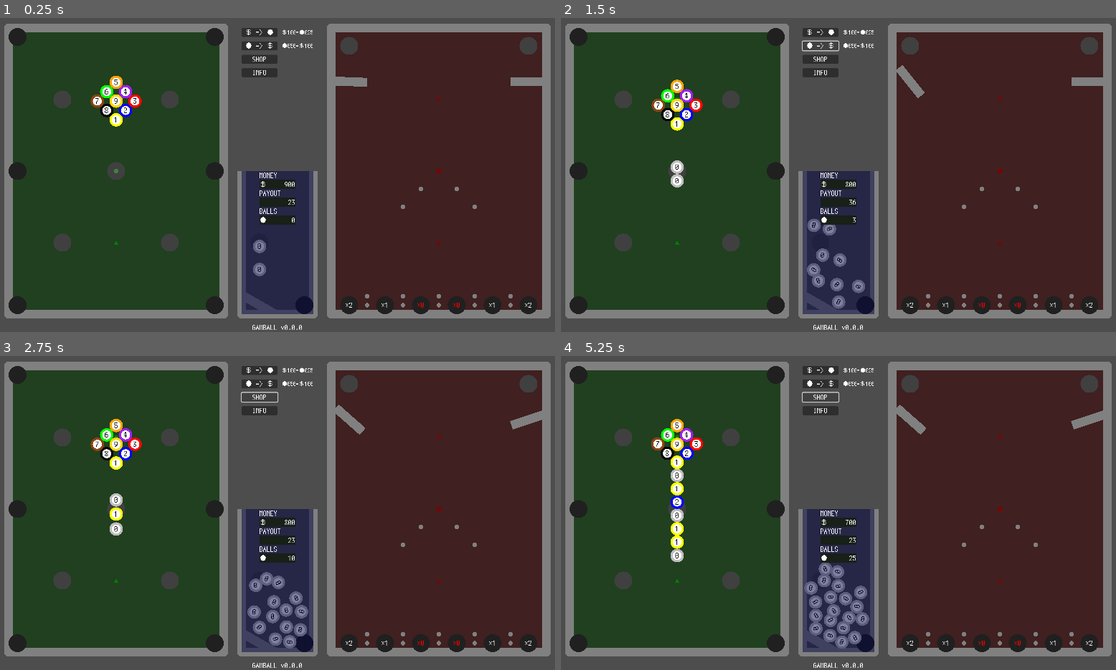
Above: before the commit, frames 1-4 (two rows, left to right).
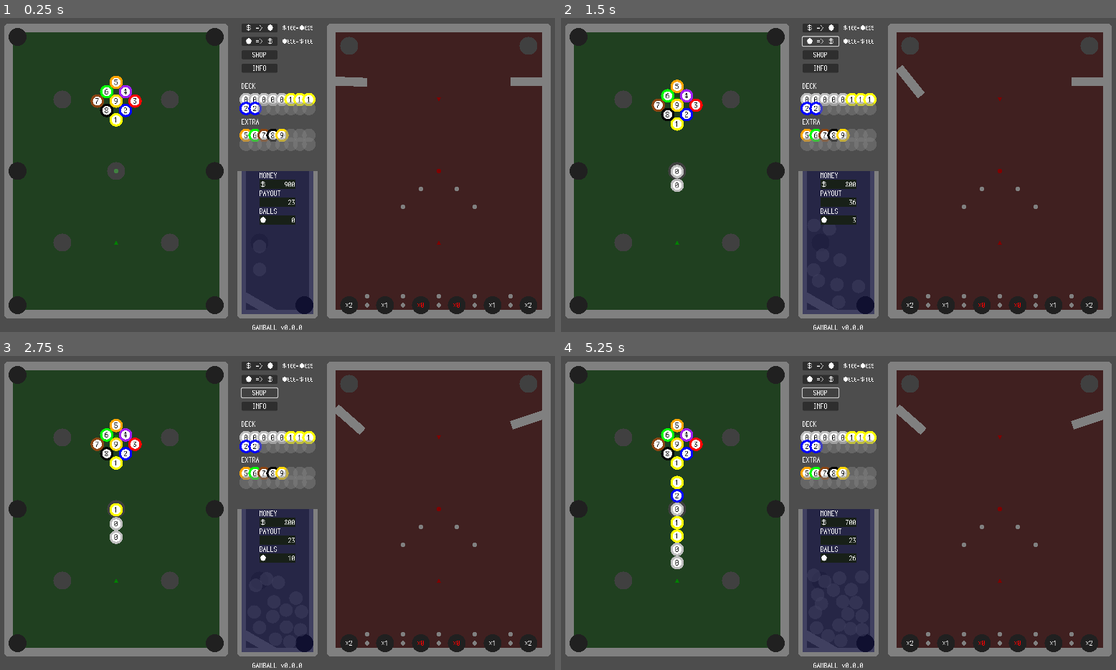
Above: after the commit, the same moments.

Repository: kamikoloss/gamball
Game: Godot game, scene res://scenes/main.tscn
Two runs of this game, one before a commit and one after it. Both use one fixed random seed, a clock stepped at 60 frames per second and the inputs below.
Inputs:
- Up to frame 1 (0.25 s): no input
- Up to frame 2 (1.5 s): click "＄ => ●" at 0.5 s; click "● => ＄" at 1.25 s
- Up to frame 3 (2.75 s): click "SHOP" at 2 s
- Up to frame 4 (5.25 s): click "INFO" at 2.75 s; click "＄ => ●" at 3.5 s; click "● => ＄" at 4.25 s; click "SHOP" at 5 s

The runs differ from the first frame. In frame 1, 2.9% of the frame differs, in the area x 43-57%, y 1-83%; in frame 2, 3.5%; in frame 3, 4.0%; in frame 4, 4.9%, in the area x 16-57%, y 1-94%.

Commit message:
Deck, Extra を表示するようにした

Diff:
--- a/scenes/ball.tscn
+++ b/scenes/ball.tscn
@@ -12,10 +12,11 @@
 
 [sub_resource type="CircleShape2D" id="CircleShape2D_awq4m"]
 
-[node name="Ball" type="RigidBody2D" node_paths=PackedStringArray("_texture_rect", "_label")]
+[node name="Ball" type="RigidBody2D" node_paths=PackedStringArray("_texture_rect", "_texture_rect_in", "_label")]
 physics_material_override = SubResource("PhysicsMaterial_nh6hv")
 script = ExtResource("1_q12tn")
 _texture_rect = NodePath("TextureRect")
+_texture_rect_in = NodePath("TextureRect2")
 _label = NodePath("Label")
 
 [node name="TextureRect" type="TextureRect" parent="."]
--- a/scenes/main.tscn
+++ b/scenes/main.tscn
@@ -16,7 +16,7 @@
 
 [sub_resource type="RectangleShape2D" id="RectangleShape2D_fi0lo"]
 
-[node name="Main" type="Node" node_paths=PackedStringArray(" …(132 unchanged characters)… el", "_balls_label", "_payout_label", "_arrow_center_position", "_arrow", "_arrow_square")]
+[node name="Main" type="Node" node_paths=PackedStringArray(" …(132 unchanged characters)… el", "_balls_label", "_payout_label", "_balls_deck", "_balls_extra", "_arrow_center_position", "_arrow", "_arrow_square")]
 script = ExtResource("1_h2e4g")
 _ball_scene = ExtResource("4_ldgjm")
 _billiards = NodePath("Billiards")
@@ -30,6 +30,8 @@
 _money_label = NodePath("UI/Score/Money/Money")
 _balls_label = NodePath("UI/Score/Control/Balls")
 _payout_label = NodePath("UI/Score/Payout/Payout")
+_balls_deck = NodePath("UI/BallsDeck")
+_balls_extra = NodePath("UI/BallsExtra")
 _arrow_center_position = NodePath("Billiards/Points/Center")
 _arrow = NodePath("UI/Arrow")
 _arrow_square = NodePath("UI/Arrow/Square")
@@ -420,7 +422,9 @@
 position = Vector2(280, 360)
 scale = Vector2(24, 32)
 priority = 10
-gravity = 0.0
+gravity_space_override = 3
+gravity_point_center = Vector2(0, 2)
+gravity_direction = Vector2(0, 2)
 linear_damp = 1.0
 
 [node name="TextureRect" type="TextureRect" parent="Pachinko/Board"]
@@ -744,6 +748,50 @@
 texture = ExtResource("2_svx0d")
 expand_mode = 1
 
+[node name="Nails" type="Node2D" parent="Pachinko"]
+
+[node name="Nail2" parent="Pachinko/Nails" instance=ExtResource("8_ywild")]
+position = Vector2(960, 400)
+
+[node name="Nail3" parent="Pachinko/Nails" instance=ExtResource("8_ywild")]
+position = Vector2(1040, 400)
+
+[node name="Nail4" parent="Pachinko/Nails" instance=ExtResource("8_ywild")]
+position = Vector2(920, 440)
+
+[node name="Nail5" parent="Pachinko/Nails" instance=ExtResource("8_ywild")]
+position = Vector2(1080, 440)
+
+[node name="Nail10" parent="Pachinko/Nails" instance=ExtResource("8_ywild")]
+position = Vector2(1000, 640)
+
+[node name="Nail11" parent="Pachinko/Nails" instance=ExtResource("8_ywild")]
+position = Vector2(840, 640)
+
+[node name="Nail12" parent="Pachinko/Nails" instance=ExtResource("8_ywild")]
+position = Vector2(920, 640)
+
+[node name="Nail13" parent="Pachinko/Nails" instance=ExtResource("8_ywild")]
+position = Vector2(1080, 640)
+
+[node name="Nail14" parent="Pachinko/Nails" instance=ExtResource("8_ywild")]
+position = Vector2(1160, 640)
+
+[node name="Nail15" parent="Pachinko/Nails" instance=ExtResource("8_ywild")]
+position = Vector2(1000, 660)
+
+[node name="Nail16" parent="Pachinko/Nails" instance=ExtResource("8_ywild")]
+position = Vector2(840, 660)
+
+[node name="Nail17" parent="Pachinko/Nails" instance=ExtResource("8_ywild")]
+position = Vector2(920, 660)
+
+[node name="Nail18" parent="Pachinko/Nails" instance=ExtResource("8_ywild")]
+position = Vector2(1080, 660)
+
+[node name="Nail19" parent="Pachinko/Nails" instance=ExtResource("8_ywild")]
+position = Vector2(1160, 660)
+
 [node name="Holes" type="Node2D" parent="Pachinko"]
 
 [node name="Hole" parent="Pachinko/Holes" instance=ExtResource("6_wvfqf")]
@@ -773,50 +821,6 @@
 position = Vector2(1200, 660)
 hole_type = 1
 gain_ratio = 2
-
-[node name="Nails" type="Node2D" parent="Pachinko"]
-
-[node name="Nail2" parent="Pachinko/Nails" instance=ExtResource("8_ywild")]
-position = Vector2(960, 400)
-
-[node name="Nail3" parent="Pachinko/Nails" instance=ExtResource("8_ywild")]
-position = Vector2(1040, 400)
-
-[node name="Nail4" parent="Pachinko/Nails" instance=ExtResource("8_ywild")]
-position = Vector2(920, 440)
-
-[node name="Nail5" parent="Pachinko/Nails" instance=ExtResource("8_ywild")]
-position = Vector2(1080, 440)
-
-[node name="Nail10" parent="Pachinko/Nails" instance=ExtResource("8_ywild")]
-position = Vector2(1000, 640)
-
-[node name="Nail11" parent="Pachinko/Nails" instance=ExtResource("8_ywild")]
-position = Vector2(840, 640)
-
-[node name="Nail12" parent="Pachinko/Nails" instance=ExtResource("8_ywild")]
-position = Vector2(920, 640)
-
-[node name="Nail13" parent="Pachinko/Nails" instance=ExtResource("8_ywild")]
-position = Vector2(1080, 640)
-
-[node name="Nail14" parent="Pachinko/Nails" instance=ExtResource("8_ywild")]
-position = Vector2(1160, 640)
-
-[node name="Nail15" parent="Pachinko/Nails" instance=ExtResource("8_ywild")]
-position = Vector2(1000, 660)
-
-[node name="Nail16" parent="Pachinko/Nails" instance=ExtResource("8_ywild")]
-position = Vector2(840, 660)
-
-[node name="Nail17" parent="Pachinko/Nails" instance=ExtResource("8_ywild")]
-position = Vector2(920, 660)
-
-[node name="Nail18" parent="Pachinko/Nails" instance=ExtResource("8_ywild")]
-position = Vector2(1080, 660)
-
-[node name="Nail19" parent="Pachinko/Nails" instance=ExtResource("8_ywild")]
-position = Vector2(1160, 660)
 
 [node name="Stack" type="Node2D" parent="." node_paths=PackedStringArray("_spawn_position")]
 script = ExtResource("10_ekmut")
@@ -1075,15 +1079,15 @@
 
 [node name="Buttons" type="Control" parent="UI"]
 anchors_preset = 0
-offset_right = 40.0
-offset_bottom = 40.0
+offset_left = 560.0
+offset_top = 30.0
+offset_right = 560.0
+offset_bottom = 30.0
 
 [node name="Buy" type="Button" parent="UI/Buttons"]
 layout_mode = 0
-offset_left = 560.0
-offset_top = 40.0
-offset_right = 640.0
-offset_bottom = 60.0
+offset_right = 80.0
+offset_bottom = 20.0
 theme_override_fonts/font = ExtResource("7_yeeqd")
 
 [node name="Label" type="Label" parent="UI/Buttons/Buy"]
@@ -1111,10 +1115,9 @@
 
 [node name="Sell" type="Button" parent="UI/Buttons"]
 layout_mode = 0
-offset_left = 560.0
-offset_top = 70.0
-offset_right = 640.0
-offset_bottom = 90.0
+offset_top = 30.0
+offset_right = 80.0
+offset_bottom = 50.0
 theme_override_fonts/font = ExtResource("7_yeeqd")
 
 [node name="Label" type="Label" parent="UI/Buttons/Sell"]
@@ -1142,10 +1145,9 @@
 
 [node name="Shop" type="Button" parent="UI/Buttons"]
 layout_mode = 0
-offset_left = 560.0
-offset_top = 100.0
-offset_right = 640.0
-offset_bottom = 120.0
+offset_top = 60.0
+offset_right = 80.0
+offset_bottom = 80.0
 theme_override_fonts/font = ExtResource("7_yeeqd")
 
 [node name="Label" type="Label" parent="UI/Buttons/Shop"]
@@ -1161,10 +1163,9 @@
 
 [node name="Info" type="Button" parent="UI/Buttons"]
 layout_mode = 0
-offset_left = 560.0
-offset_top = 130.0
-offset_right = 640.0
-offset_bottom = 150.0
+offset_top = 90.0
+offset_right = 80.0
+offset_bottom = 110.0
 theme_override_fonts/font = ExtResource("7_yeeqd")
 
 [node name="Label" type="Label" parent="UI/Buttons/Info"]
@@ -1180,15 +1181,15 @@
 
 [node name="Score" type="Control" parent="UI"]
 anchors_preset = 0
-offset_right = 40.0
-offset_bottom = 40.0
+offset_left = 580.0
+offset_top = 360.0
+offset_right = 580.0
+offset_bottom = 360.0
 
 [node name="Money" type="Control" parent="UI/Score"]
 anchors_preset = 0
-offset_left = 600.0
-offset_top = 360.0
-offset_right = 600.0
-offset_bottom = 360.0
+offset_left = 20.0
+offset_right = 20.0
 
 [node name="TextureRect" type="TextureRect" parent="UI/Score/Money"]
 modulate = Color(0.12549, 0.12549, 0.12549, 1)
@@ -1235,10 +1236,10 @@
 
 [node name="Payout" type="Control" parent="UI/Score"]
 anchors_preset = 0
-offset_left = 600.0
-offset_top = 400.0
-offset_right = 600.0
-offset_bottom = 400.0
+offset_left = 20.0
+offset_top = 40.0
+offset_right = 20.0
+offset_bottom = 40.0
 
 [node name="TextureRect" type="TextureRect" parent="UI/Score/Payout"]
 modulate = Color(0.12549, 0.12549, 0.12549, 1)
@@ -1274,10 +1275,10 @@
 
 [node name="Control" type="Control" parent="UI/Score"]
 anchors_preset = 0
-offset_left = 600.0
-offset_top = 440.0
-offset_right = 600.0
-offset_bottom = 440.0
+offset_left = 20.0
+offset_top = 80.0
+offset_right = 20.0
+offset_bottom = 80.0
 
 [node name="TextureRect" type="TextureRect" parent="UI/Score/Control"]
 modulate = Color(0.12549, 0.12549, 0.12549, 1)
@@ -1321,6 +1322,169 @@
 text = "999999"
 horizontal_alignment = 2
 vertical_alignment = 1
+
+[node name="BallsDeck" type="Control" parent="UI"]
+anchors_preset = 0
+offset_left = 560.0
+offset_top = 160.0
+offset_right = 560.0
+offset_bottom = 160.0
+
+[node name="Label" type="Label" parent="UI/BallsDeck"]
+layout_mode = 0
+offset_right = 320.0
+offset_bottom = 80.0
+scale = Vector2(0.25, 0.25)
+theme_override_fonts/font = ExtResource("7_yeeqd")
+theme_override_font_sizes/font_size = 64
+text = "DECK"
+vertical_alignment = 1
+
+[node name="Ball" parent="UI/BallsDeck" instance=ExtResource("4_ldgjm")]
+position = Vector2(10, 40)
+freeze = true
+
+[node name="Ball2" parent="UI/BallsDeck" instance=ExtResource("4_ldgjm")]
+position = Vector2(30, 40)
+freeze = true
+
+[node name="Ball3" parent="UI/BallsDeck" instance=ExtResource("4_ldgjm")]
+position = Vector2(50, 40)
+freeze = true
+
+[node name="Ball4" parent="UI/BallsDeck" instance=ExtResource("4_ldgjm")]
+position = Vector2(70, 40)
+freeze = true
+
+[node name="Ball5" parent="UI/BallsDeck" instance=ExtResource("4_ldgjm")]
+position = Vector2(90, 40)
+freeze = true
+
+[node name="Ball6" parent="UI/BallsDeck" instance=ExtResource("4_ldgjm")]
+position = Vector2(110, 40)
+freeze = true
+
+[node name="Ball7" parent="UI/BallsDeck" instance=ExtResource("4_ldgjm")]
+position = Vector2(130, 40)
+freeze = true
+
+[node name="Ball8" parent="UI/BallsDeck" instance=ExtResource("4_ldgjm")]
+position = Vector2(150, 40)
+freeze = true
+
+[node name="Ball9" parent="UI/BallsDeck" instance=ExtResource("4_ldgjm")]
+position = Vector2(10, 60)
+freeze = true
+
+[node name="Ball10" parent="UI/BallsDeck" instance=ExtResource("4_ldgjm")]
+position = Vector2(30, 60)
+freeze = true
+
+[node name="Ball11" parent="UI/BallsDeck" instance=ExtResource("4_ldgjm")]
+position = Vector2(50, 60)
+freeze = true
+
+[node name="Ball12" parent="UI/BallsDeck" instance=ExtResource("4_ldgjm")]
+position = Vector2(70, 60)
+freeze = true
+
+[node name="Ball13" parent="UI/BallsDeck" instance=ExtResource("4_ldgjm")]
+position = Vector2(90, 60)
+freeze = true
+
+[node name="Ball14" parent="UI/BallsDeck" instance=ExtResource("4_ldgjm")]
+position = Vector2(110, 60)
+freeze = true
+
+[node name="Ball15" parent="UI/BallsDeck" instance=ExtResource("4_ldgjm")]
+position = Vector2(130, 60)
+freeze = true
+
+[node name="Ball16" parent="UI/BallsDeck" instance=ExtResource("4_ldgjm")]
+position = Vector2(150, 60)
+freeze = true
+
+[node name="BallsExtra" type="Control" parent="UI"]
+layout_mode = 3
+anchors_preset = 0
+offset_left = 560.0
+offset_top = 240.0
+offset_right = 560.0
+offset_bottom = 240.0
+
+[node name="Label" type="Label" parent="UI/BallsExtra"]
+layout_mode = 0
+offset_right = 320.0
+offset_bottom = 80.0
+scale = Vector2(0.25, 0.25)
+theme_override_fonts/font = ExtResource("7_yeeqd")
+theme_override_font_sizes/font_size = 64
+text = "EXTRA"
+vertical_alignment = 1
+
+[node name="Ball" parent="UI/BallsExtra" instance=ExtResource("4_ldgjm")]
+position = Vector2(10, 40)
+freeze = true
+
+[node name="Ball2" parent="UI/BallsExtra" instance=ExtResource("4_ldgjm")]
+position = Vector2(30, 40)
+freeze = true
+
+[node name="Ball3" parent="UI/BallsExtra" instance=ExtResource("4_ldgjm")]
+position = Vector2(50, 40)
+freeze = true
+
+[node name="Ball4" parent="UI/BallsExtra" instance=ExtResource("4_ldgjm")]
+position = Vector2(70, 40)
+freeze = true
+
+[node name="Ball5" parent="UI/BallsExtra" instance=ExtResource("4_ldgjm")]
+position = Vector2(90, 40)
+freeze = true
+
+[node name="Ball6" parent="UI/BallsExtra" instance=ExtResource("4_ldgjm")]
+position = Vector2(110, 40)
+freeze = true
+
+[node name="Ball7" parent="UI/BallsExtra" instance=ExtResource("4_ldgjm")]
+position = Vector2(130, 40)
+freeze = true
+
+[node name="Ball8" parent="UI/BallsExtra" instance=ExtResource("4_ldgjm")]
+position = Vector2(150, 40)
+freeze = true
+
+[node name="Ball9" parent="UI/BallsExtra" instance=ExtResource("4_ldgjm")]
+position = Vector2(10, 60)
+freeze = true
+
+[node name="Ball10" parent="UI/BallsExtra" instance=ExtResource("4_ldgjm")]
+position = Vector2(30, 60)
+freeze = true
+
+[node name="Ball11" parent="UI/BallsExtra" instance=ExtResource("4_ldgjm")]
+position = Vector2(50, 60)
+freeze = true
+
+[node name="Ball12" parent="UI/BallsExtra" instance=ExtResource("4_ldgjm")]
+position = Vector2(70, 60)
+freeze = true
+
+[node name="Ball13" parent="UI/BallsExtra" instance=ExtResource("4_ldgjm")]
+position = Vector2(90, 60)
+freeze = true
+
+[node name="Ball14" parent="UI/BallsExtra" instance=ExtResource("4_ldgjm")]
+position = Vector2(110, 60)
+freeze = true
+
+[node name="Ball15" parent="UI/BallsExtra" instance=ExtResource("4_ldgjm")]
+position = Vector2(130, 60)
+freeze = true
+
+[node name="Ball16" parent="UI/BallsExtra" instance=ExtResource("4_ldgjm")]
+position = Vector2(150, 60)
+freeze = true
 
 [node name="Arrow" type="Control" parent="UI"]
 modulate = Color(1, 1, 1, 0.501961)
--- a/scripts/ball.gd
+++ b/scripts/ball.gd
@@ -4,6 +4,7 @@
 
 # { <Level>: ボールの色 }
 const BALL_COLORS = {
+	-1: Color(0.5, 0.5, 0.5, 0.5),
 	0: Color.GRAY, 1: Color.YELLOW, 2: Color.BLUE, 3: Color.RED,
 	4: Color.PURPLE, 5: Color.ORANGE, 6: Color.GREEN, 7: Color.SADDLE_BROWN,
 	8: Color.BLACK, 9: Color.GOLD, 10: Color.LIGHT_BLUE, 11: Color.LIGHT_CORAL,
@@ -14,14 +15,19 @@
 @export var level: int = 0
 
 @export var _texture_rect: TextureRect
+@export var _texture_rect_in: TextureRect
 @export var _label: Label
 
 
 func _ready() -> void:
-	_init_view()
+	refresh_view()
 
 
-# level に応じて自身の見た目を決定する
-func _init_view() -> void:
+# 自身の見た目を更新する
+func refresh_view() -> void:
 	_texture_rect.self_modulate = BALL_COLORS[level]
-	_label.text = str(level)
+	if level < 0:
+		_label.visible = false
+		_texture_rect_in.visible = false
+	else:
+		_label.text = str(level)
--- a/scripts/billiards.gd
+++ b/scripts/billiards.gd
@@ -10,11 +10,13 @@
 
 func spawn_ball(ball: Ball) -> void:
 	ball.position = _spawn_position.position
+	ball.freeze = true
 	_current_ball = ball
 
 
 func shoot_ball(implulse: Vector2) -> void:
 	if _current_ball == null:
 		return
+	_current_ball.freeze = false
 	_current_ball.apply_impulse(implulse)
 	_current_ball = null
--- a/scripts/hole.gd
+++ b/scripts/hole.gd
@@ -22,7 +22,7 @@
 
 func _ready() -> void:
 	area_entered.connect(_on_area_entered)
-	_init_view()
+	refresh_view()
 
 
 func _on_area_entered(area: Area2D) -> void:
@@ -32,14 +32,14 @@
 		maybe_ball.queue_free()
 
 
-# 自身の見た目を決定する
-func _init_view() -> void:
+# 自身の見た目を更新する
+func refresh_view() -> void:
 	match hole_type:
 		Hole.HoleType.Billiards:
 			pass
 		Hole.HoleType.Gain:
 			_label.text = "×%s" % [gain_ratio]
-			if gain_ratio == 0:
+			if gain_ratio <= 0:
 				_label.self_modulate = Color.RED
 			return
 		Hole.HoleType.Lost:
--- a/scripts/main.gd
+++ b/scripts/main.gd
@@ -2,9 +2,9 @@
 extends Node
 
 
-# PackedScenes
+# PackedScene
 @export var _ball_scene: PackedScene
-# Nodes
+# Node
 @export var _billiards: Billiards
 @export var _pachinko: Pachinko
 @export var _stack: Stack
@@ -17,6 +17,8 @@
 @export var _money_label: Label
 @export var _balls_label: Label
 @export var _payout_label: Label
+@export var _balls_deck: Control
+@export var _balls_extra: Control
 # Arrow
 @export var _arrow_center_position: Node2D
 @export var _arrow: Control
@@ -39,10 +41,12 @@
 var _drag_length_max: float = 160
 var _impulse_ratio: float = 10 # _drag_length_max の逆数にする
 
-# 出現する Ball の level のリスト (確率込み)
-var _level_list: Array[int] = [0, 0, 0, 0, 0, 1, 1, 1, 2, 2]
-# 払い出しが残っている Ball の level のリスト
-var _payout_list: Array[int] = []
+# 出現する Deck Ball level のリスト (確率込み)
+var _deck_level_list: Array[int] = [0, 0, 0, 0, 0, 1, 1, 1, 2, 2]
+# 出現する Extra Ball level のリスト (確率込み)
+var _extra_level_list: Array[int] = [5, 6, 7, 8, 9]
+# 払い出しが残っている Ball level のリスト
+var _payout_level_list: Array[int] = []
 # 何秒ごとに 1 Ball を払い出すか
 # Stack の排出速度を見ていい感じに調整する
 var _payout_interval: float = 0.1
@@ -54,8 +58,12 @@
 
 
 func _ready() -> void:
+	# Arrow
 	_arrow.visible = false
 	_arrow_square.scale.y = 0
+	# Balls
+	_refresh_balls(_balls_deck, _deck_level_list)
+	_refresh_balls(_balls_extra, _extra_level_list)
 
 	# Label 用に初期化する
 	money = 1000
@@ -66,7 +74,6 @@
 	_sell_balls_button.pressed.connect(_on_sell_balls_button_pressed)
 	_shop_button.pressed.connect(_on_shop_button_pressed)
 	_info_button.pressed.connect(_on_info_button_pressed)
-
 	# すべての Hole の signal に接続する
 	var holes = get_tree().get_nodes_in_group("hole")
 	for hole: Hole in holes:
@@ -89,13 +96,13 @@
 	# TODO: ビリヤード盤面上のドラッグだけに限定したい
 	if event is InputEventMouseButton:
 		if event.pressed:
-			_drag_position = _arrow_center_position.position
-			_is_dragging = true
-			_arrow.visible = true
-			# Ball を生成する
 			if 0 < balls:
+				_drag_position = _arrow_center_position.position
+				_is_dragging = true
+				_arrow.visible = true
+				# Ball を生成する
 				balls -= 1
-				var level = _level_list.pick_random()
+				var level = _deck_level_list.pick_random()
 				var new_ball = create_new_ball(level)
 				_billiards.spawn_ball(new_ball)
 		else:
@@ -119,7 +126,7 @@
 	if money < money_unit:
 		return
 	money -= money_unit
-	_push_payout(0, balls_unit)
+	_push_payout(-1, balls_unit)
 
 
 func _on_sell_balls_button_pressed() -> void:
@@ -165,17 +172,17 @@
 	tween.tween_callback(_pop_payout).set_delay(_payout_interval)
 
 func _push_payout(level: int, amount: int) -> void:
-	for i in range(amount):
-		_payout_list.push_back(level)
-	_payout_label.text = str(_payout_list.size())
+	for i in amount:
+		_payout_level_list.push_back(level)
+	_payout_label.text = str(_payout_level_list.size())
 
 func _pop_payout() -> void:
-	if _payout_list.is_empty():
+	if _payout_level_list.is_empty():
 		return
-	var level = _payout_list.pop_front()
+	var level = _payout_level_list.pop_front()
 	var new_ball = create_new_ball(level)
 	_stack.spawn_ball(new_ball)
-	_payout_label.text = str(_payout_list.size())
+	_payout_label.text = str(_payout_level_list.size())
 
 
 func _refresh_arrow() -> void:
@@ -183,3 +190,15 @@
 	var clamped_length =  clampf(drag_vector.length(), 0, _drag_length_max)
 	_arrow.rotation_degrees = rad_to_deg(drag_vector.angle()) + 90
 	_arrow_square.scale.y = (clamped_length / _drag_length_max) * 10
+
+
+func _refresh_balls(parent_node: Node, level_list: Array[int]) -> void:
+	var index = 0
+	for node in parent_node.get_children():
+		if node is Ball: # Label もある
+			if index < level_list.size():
+				node.level = level_list[index]
+			else:
+				node.level = -1 # 空欄
+			node.refresh_view()
+			index += 1
--- a/scripts/pachinko.gd
+++ b/scripts/pachinko.gd
@@ -21,6 +21,9 @@
 		_spawn_position_b,
 	].pick_random()
 	ball.position = spawn_posiiton.position
+	# 初速
+	var spawn_impulse = Vector2(0, randi_range(400, 500))
+	ball.apply_impulse(spawn_impulse)
 
 
 func _start_wall_rotation() -> void:
--- a/scripts/stack.gd
+++ b/scripts/stack.gd
@@ -10,6 +10,6 @@
 
 func spawn_ball(ball: Ball) -> void:
 	ball.position = _spawn_position.position
-	# 詰まらないように下方向に飛ばす
+	# 詰まらないように下方向の初速をつける
 	var spawn_impulse = Vector2(0, randi_range(400, 500))
 	ball.apply_impulse(spawn_impulse)
